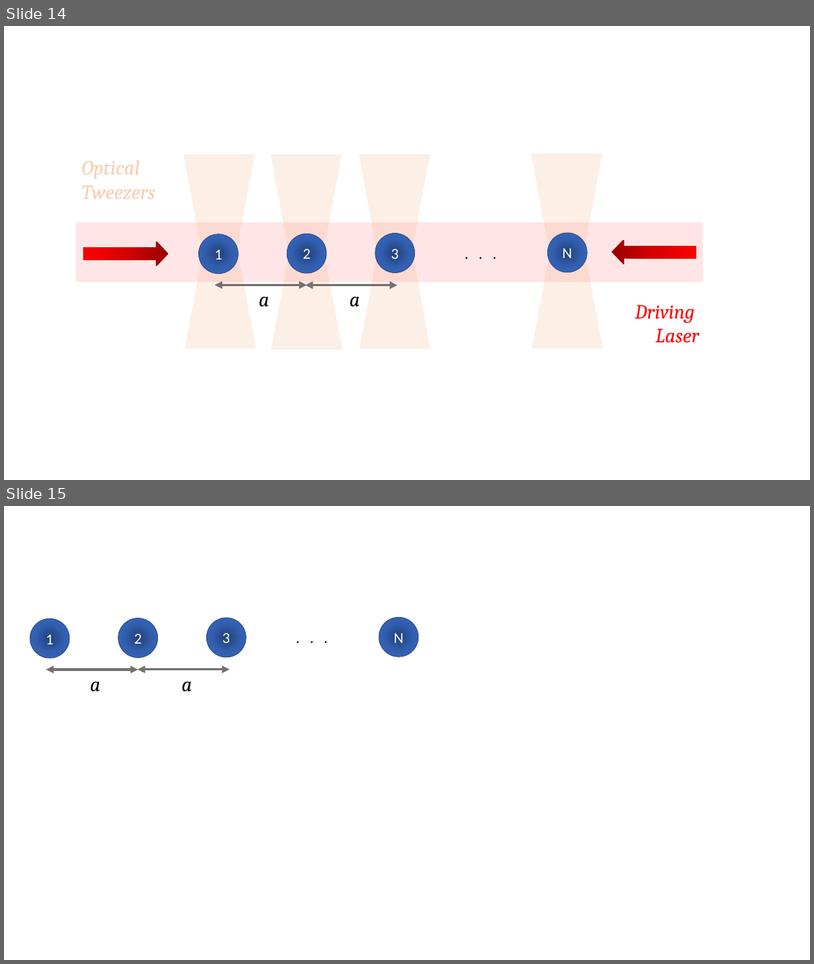
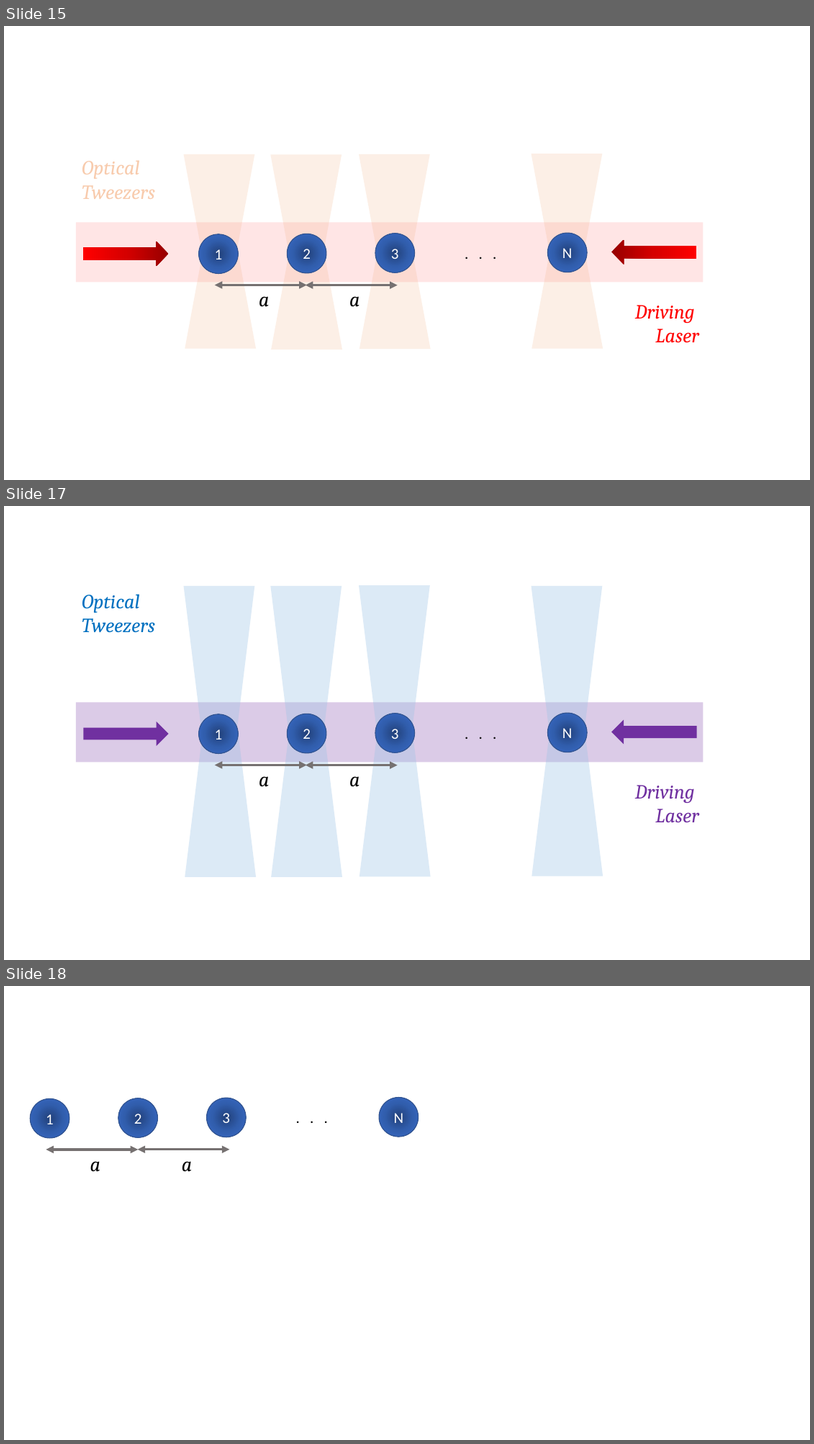
Before and after one commit to oliverlind/L4ProgressGUI, a slide deck: Diagram Powerpoints/Atom Arrays.pptx. Shown one above the other, each under a label of ours: slides 14 and 15 before the commit, slides 15, 17 and 18 after it; the slides between them are not shown. The pictures are 814x964 and 814x1444 pixels, drawn with LibreOffice and Linux fonts; fonts in the diff are those of the drawing. Boxes give left, top, right and bottom in pixels: in the first picture for what was removed or moved away, otherwise in the second. Text is boxed around its words. In the diff, an @@ line names an element or a change of style, - is before the commit and + after.

```diff
--- a/Diagram Powerpoints/Atom Arrays.pptx
+++ b/Diagram Powerpoints/Atom Arrays.pptx
@@ slide 17 added at <box>4,506,810,960</box>, background #FFFFFF @@
@@ trapezoid added at <box>184,586,255,730</box>, fill #9DC3E6 at 35% opacity @@
@@ trapezoid added at <box>271,586,342,730</box>, fill #9DC3E6 at 35% opacity @@
@@ trapezoid added at <box>359,585,430,729</box>, fill #9DC3E6 at 35% opacity @@
@@ trapezoid added at <box>532,586,603,729</box>, fill #9DC3E6 at 35% opacity @@
@@ text added at <box>82,594,155,633</box>, 24 pt, text #0070C0, italic @@
+Optical
+Tweezers
@@ rectangle added at <box>76,702,704,762</box>, fill #7030A0 at 25% opacity @@
@@ right arrow added at <box>84,721,169,746</box>, fill #7030A0 @@
@@ ellipse added at <box>199,714,238,754</box>, fill gradient #23427A to #315EAD to #3A6FCE, outline #325491 1 pt, 18 pt, text #FFFFFF @@
+1
@@ ellipse added at <box>287,713,327,753</box>, fill gradient #23427A to #315EAD to #3A6FCE, outline #325491 1 pt, 18 pt, text #FFFFFF @@
+2
@@ ellipse added at <box>376,713,415,753</box>, fill gradient #23427A to #315EAD to #3A6FCE, outline #325491 1 pt, 18 pt, text #FFFFFF @@
+3
@@ text added at <box>456,721,507,745</box>, 18 pt, text #000000 @@
+. . .
@@ ellipse added at <box>548,713,587,752</box>, fill gradient #23427A to #315EAD to #3A6FCE, outline #325491 1 pt, 18 pt, text #FFFFFF @@
+N
@@ right arrow added at <box>612,720,697,744</box>, fill #7030A0 @@
@@ trapezoid added at <box>185,733,256,877</box>, fill #9DC3E6 at 35% opacity @@
@@ trapezoid added at <box>271,734,343,877</box>, fill #9DC3E6 at 35% opacity @@
@@ trapezoid added at <box>360,734,431,877</box>, fill #9DC3E6 at 35% opacity @@
@@ trapezoid added at <box>532,733,604,876</box>, fill #9DC3E6 at 35% opacity @@
@@ double arrow added from (215, 765) to (307, 765), #767171 3 pt @@
@@ text added at <box>259,776,269,787</box>, 24 pt, text #000000, italic @@
+a
@@ double arrow added from (306, 765) to (398, 765), #767171 3 pt @@
@@ text added at <box>350,776,360,787</box>, 24 pt, text #000000, italic @@
+a
@@ text added at <box>635,785,700,822</box>, 24 pt, text #7030A0, italic @@
+Driving
+Laser
@@ what was slide 14 is now slide 15 @@
@@ what was slide 15 is now slide 18 @@
```
Also in this commit, not shown: 2 other slides added, 5 other files.
